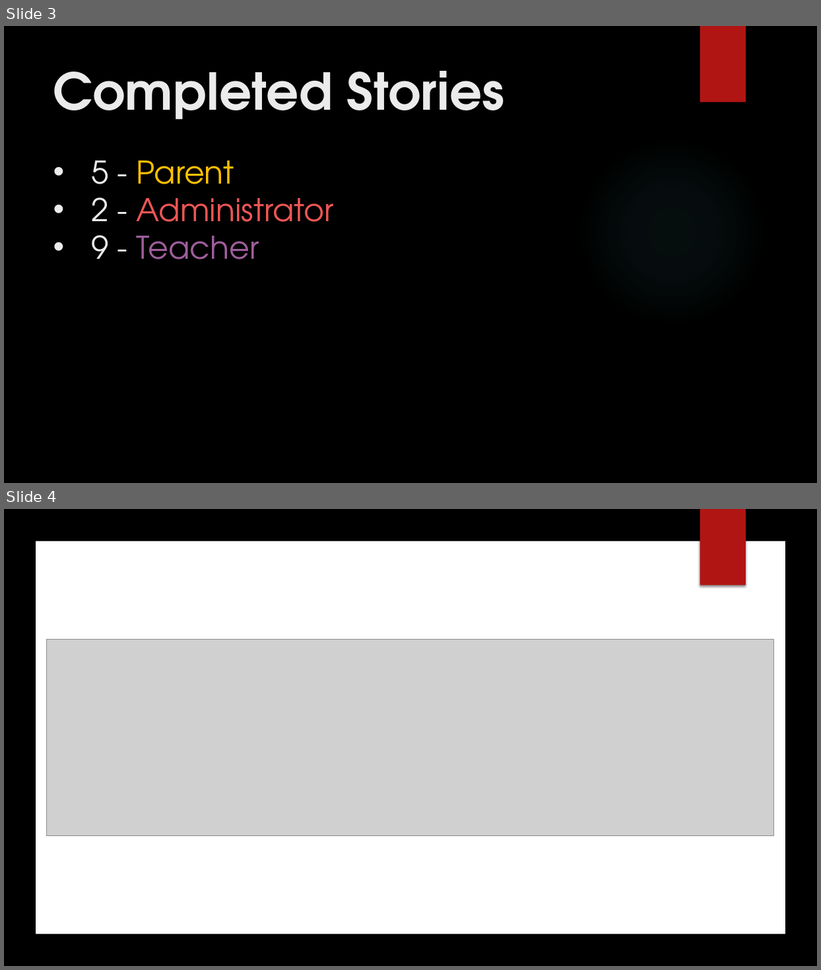
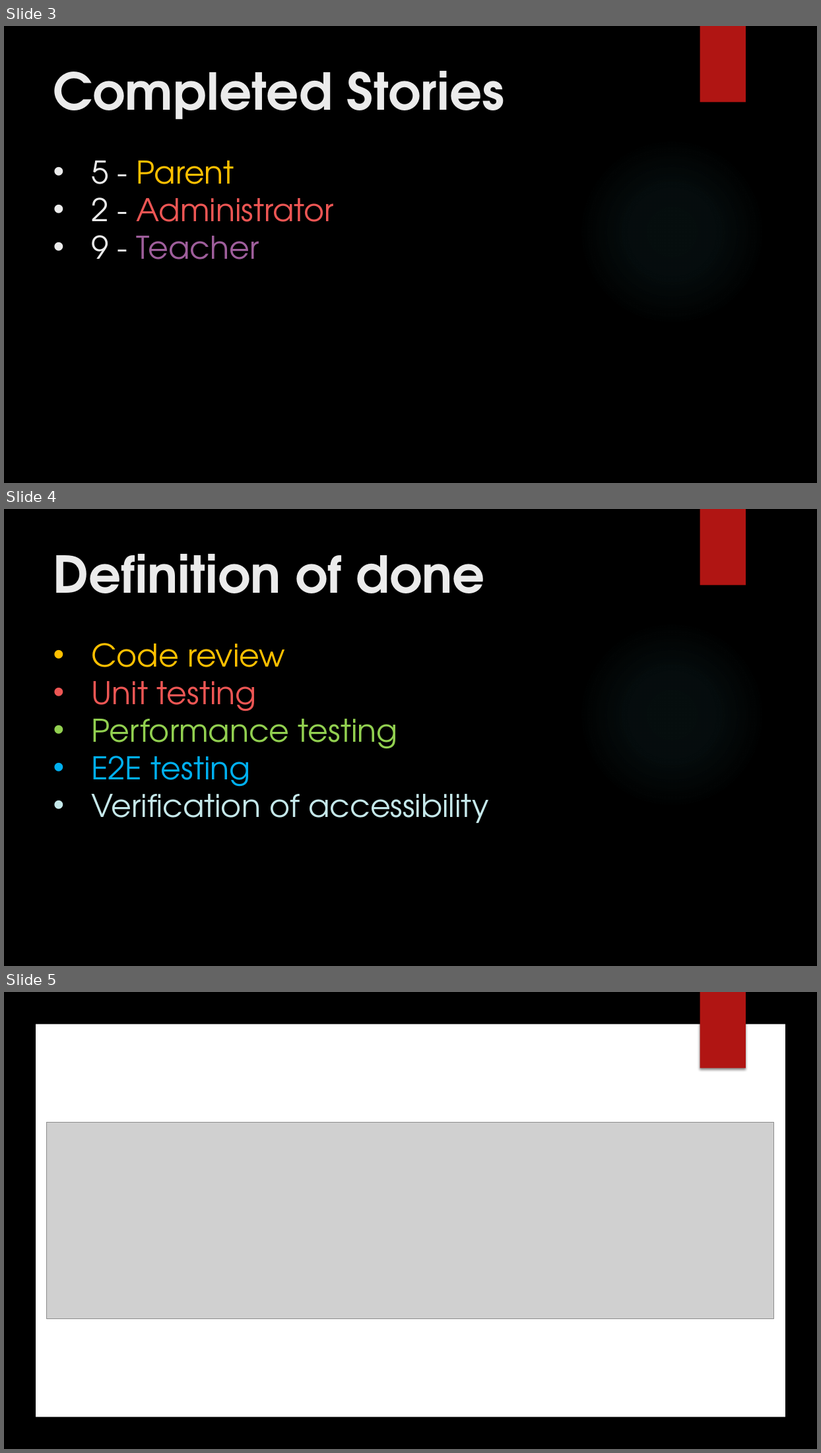
Before and after one commit to ThePseudo/GroupA_SE2_2019, a slide deck: group_info/demo-group_a_14_1.pptx. Shown one above the other, each under a label of ours: slides 3 and 4 before the commit, slides 3, 4 and 5 after it. The pictures are 821x970 and 821x1453 pixels, drawn with LibreOffice and Linux fonts; fonts in the diff are those of the drawing; grey boxes stand for pictures; background and template pictures are left out. Boxes give left, top, right and bottom in pixels: in the first picture for what was removed or moved away, otherwise in the second. Text is boxed around its words. In the diff, an @@ line names an element or a change of style, - is before the commit and + after.

Commit message:
Added definition of done

```diff
--- a/group_info/demo-group_a_14_1.pptx
+++ b/group_info/demo-group_a_14_1.pptx
@@ slide 4 added at (4,509,817,966), background picture (left out); not listed: 2 template elements that a slide beside it also shows @@
@@ title added at (54,554,486,593), 60 pt, text #EBEBEB, bold @@
+Definition of done
@@ text added at (91,643,488,823), 37 pt, text #C5E8EA @@
+• Code review
+• Unit testing
+• Performance testing
+• E2E testing
+• Verification of accessibility
@@ what was slide 4 is now slide 5 @@
```
